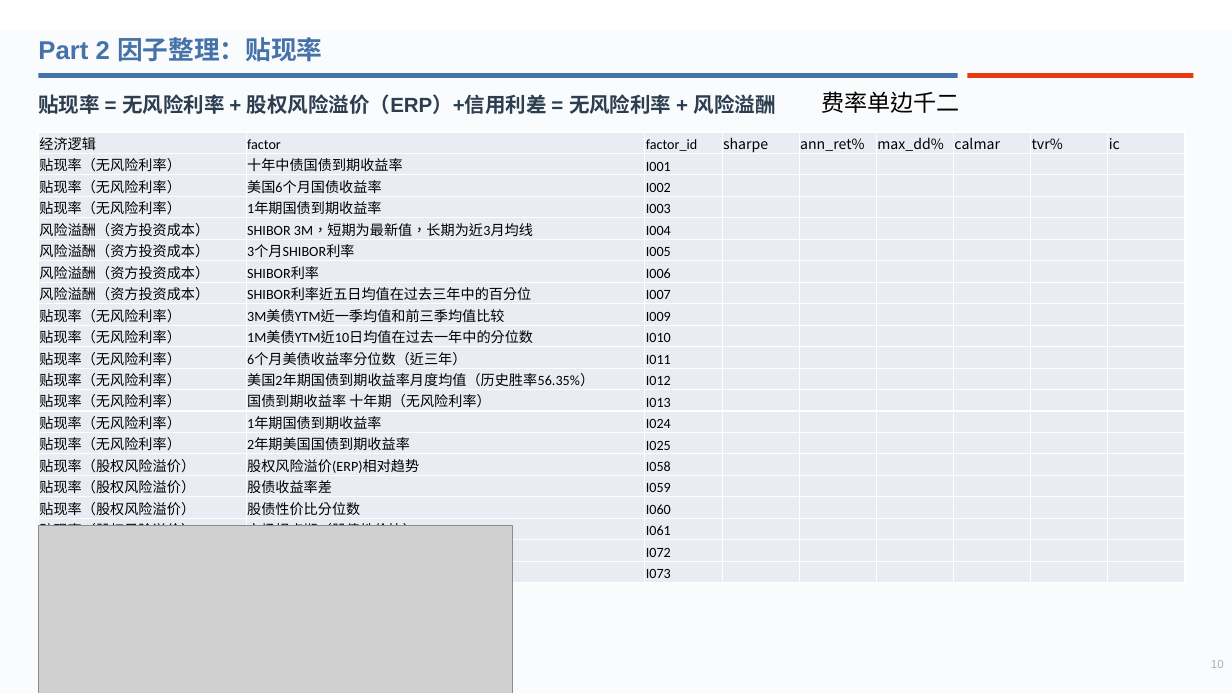
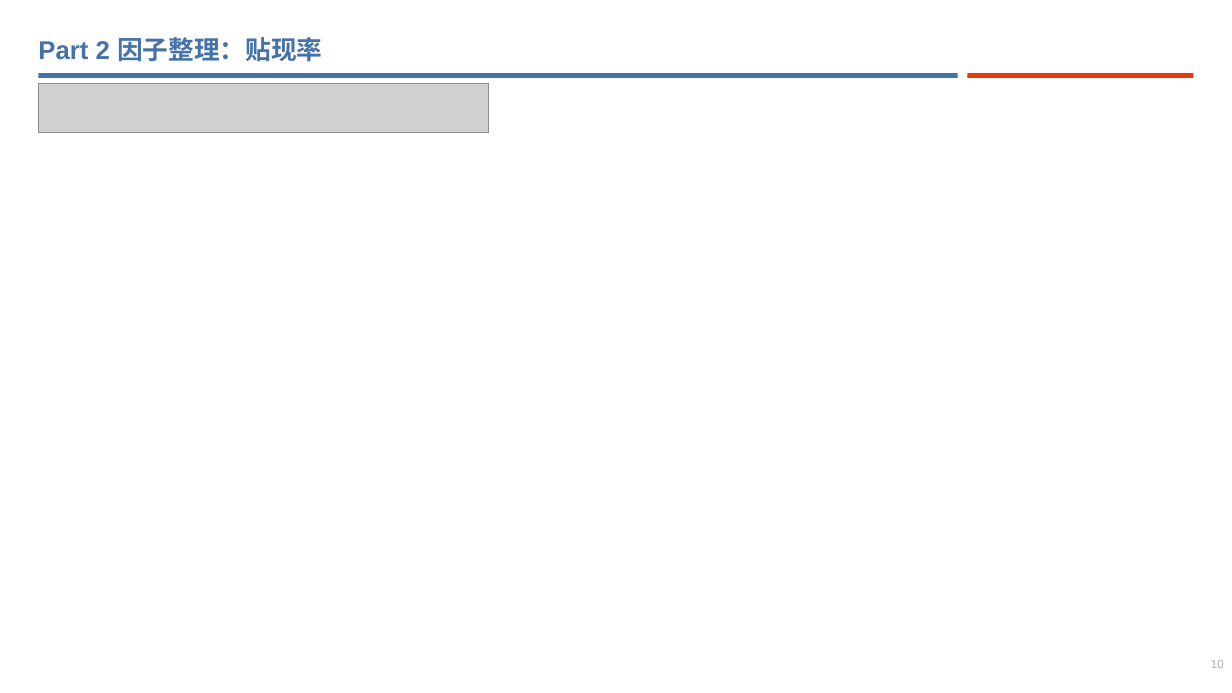
Before and after one commit to galaxy226548-boop/MAIN_STYLE_ROTATION, a slide deck: slide 12 of H_presentation/style_rotation_draft_v1.pptx (slide 9 before the commit). Drawn at 1232x693 pixels with LibreOffice and Linux fonts; fonts in the diff are those of the drawing; grey boxes stand for pictures. Boxes give left, top, right and bottom in pixels: in the first picture for what was removed or moved away, otherwise in the second. Text is boxed around its words. In the diff, an @@ line names an element or a change of style, - is before the commit and + after.

```diff
--- a/H_presentation/style_rotation_draft_v1.pptx
+++ b/H_presentation/style_rotation_draft_v1.pptx
@@ rectangle removed at [0, 30, 1232, 693] @@
@@ picture added at [39, 83, 489, 132] @@
@@ text removed at [38, 94, 776, 114] @@
-贴现率 = 无风险利率 + 股权风险溢价（ERP）+信用利差 = 无风险利率 + 风险溢酬
@@ text removed at [821, 91, 960, 113] @@
-费率单边千二
@@ table removed at [39, 132, 1189, 582], 21 rows, 9 columns @@
-经济逻辑 | factor | factor_id | sharpe | ann_ret% | max_dd% | calmar | tvr% | ic
-贴现率（无风险利率） | 十年中债国债到期收益率 | I001 |  |  |  |  |  | 
-贴现率（无风险利率） | 美国6个月国债收益率 | I002 |  |  |  |  |  | 
-贴现率（无风险利率） | 1年期国债到期收益率 | I003 |  |  |  |  |  | 
-风险溢酬（资方投资成本） | SHIBOR 3M，短期为最新值，长期为近3月均线 | I004 |  |  |  |  |  | 
-风险溢酬（资方投资成本） | 3个月SHIBOR利率 | I005 |  |  |  |  |  | 
-风险溢酬（资方投资成本） | SHIBOR利率 | I006 |  |  |  |  |  | 
-风险溢酬（资方投资成本） | SHIBOR利率近五日均值在过去三年中的百分位 | I007 |  |  |  |  |  | 
-贴现率（无风险利率） | 3M美债YTM近一季均值和前三季均值比较 | I009 |  |  |  |  |  | 
-贴现率（无风险利率） | 1M美债YTM近10日均值在过去一年中的分位数 | I010 |  |  |  |  |  | 
-贴现率（无风险利率） | 6个月美债收益率分位数（近三年） | I011 |  |  |  |  |  | 
-贴现率（无风险利率） | 美国2年期国债到期收益率月度均值（历史胜率56.35%） | I012 |  |  |  |  |  | 
-贴现率（无风险利率） | 国债到期收益率 十年期（无风险利率） | I013 |  |  |  |  |  | 
-贴现率（无风险利率） | 1年期国债到期收益率 | I024 |  |  |  |  |  | 
-贴现率（无风险利率） | 2年期美国国债到期收益率 | I025 |  |  |  |  |  | 
-贴现率（股权风险溢价） | 股权风险溢价(ERP)相对趋势 | I058 |  |  |  |  |  | 
-贴现率（股权风险溢价） | 股债收益率差 | I059 |  |  |  |  |  | 
-贴现率（股权风险溢价） | 股债性价比分位数 | I060 |  |  |  |  |  | 
-贴现率（股权风险溢价） | 市场拐点期（股债性价比） | I061 |  |  |  |  |  | 
-贴现率（股权风险溢价） | 股票分红率 | I072 |  |  |  |  |  | 
-贴现率（信用利差） | 美国信用利差 | I073 |  |  |  |  |  | 
@@ picture removed at [39, 526, 514, 693] @@
```
Also in this commit, not shown: 5 other slides changed, 4 slides added, 52 other files.
